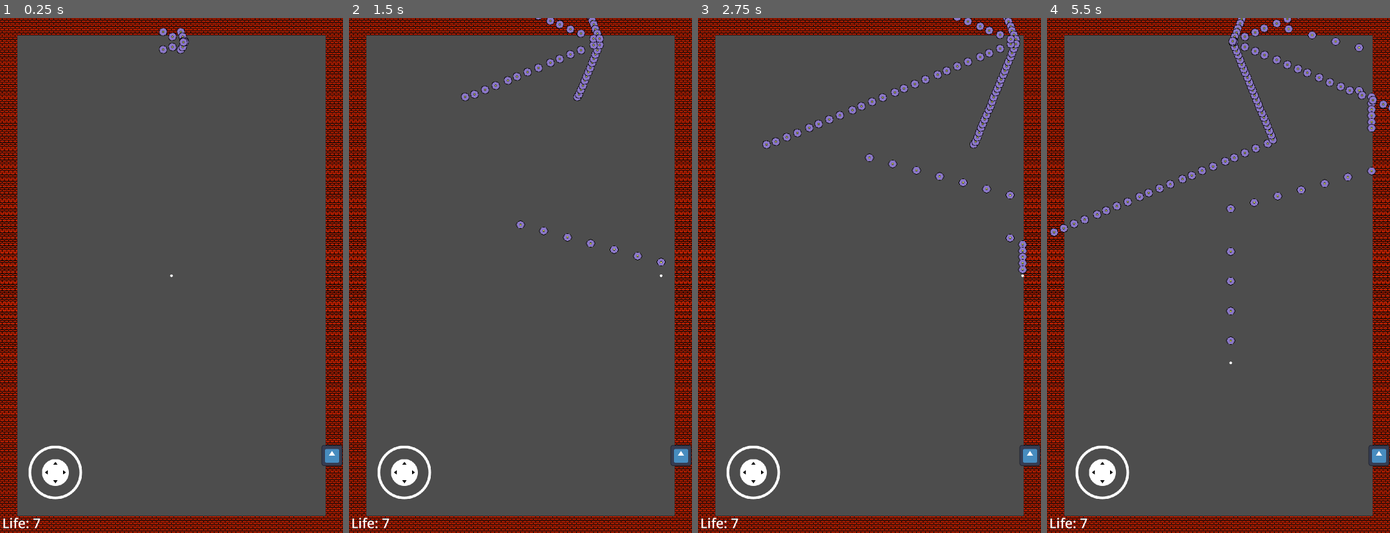
Above: before the commit, frames 1-4 (left to right).
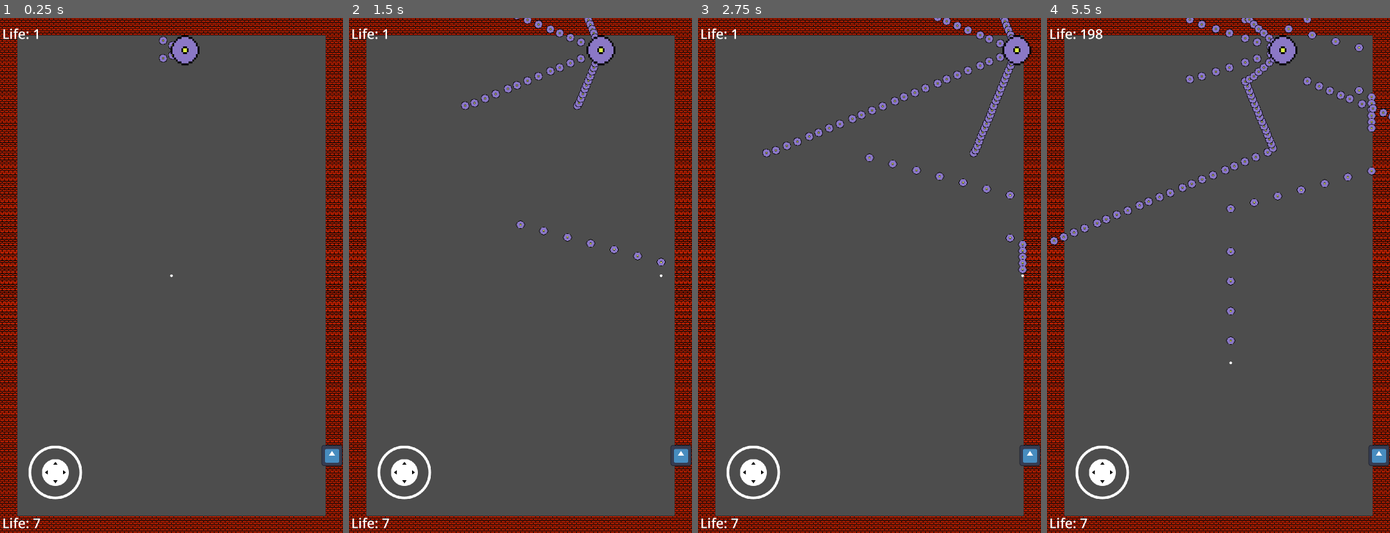
Above: after the commit, the same moments.

Repository: SalixeGames/ClassicalBulletHell
Game: Godot game, scene res://level_test.tscn
Same seed, same stepped clock (60 frames per second), same inputs: the game is played once before the commit and once after it. The engine's default icon, where the game draws it, is replaced by a stand-in: a white triangle on a blue panel in a dark square.
Inputs (mouse positions are in pixels of both pictures, inside the frame that each line leads up to):
- Up to frame 1 (0.25 s): no input
- Up to frame 2 (1.5 s): move the mouse to (595, 249) at 0.52 s; hold D (move_right) 0.53-1.25 s; hold Space (shoot) 0.53-1.25 s; click (595, 249) at 0.67 s; drag from (451, 301) to (568, 84) at 1.27 s
- Up to frame 3 (2.75 s): move the mouse to (903, 162) at 2.02 s; hold D (move_right) from 2.03 s (still down); hold Space (shoot) from 2.03 s (still down)
- Up to frame 4 (5.5 s): release D (move_right) at 2.75 s; release Space (shoot) at 2.75 s; drag from (1201, 378) to (1115, 146) at 2.77 s; move the mouse to (1321, 352) at 3.52 s; hold A (move_left) 3.53-4.25 s; hold Space (shoot) 3.53-4.25 s; drag from (1115, 198) to (1383, 193) at 4.27 s; move the mouse to (1235, 275) at 5.02 s; hold S (move_down) from 5.03 s (still down); hold Space (shoot) from 5.03 s (still down); click (1235, 275) at 5.17 s

The runs differ from the first frame. In frame 1, 0.6% of the frame differs, in the area x 0-59%, y 1-10%; in frame 2, 1.8%; in frame 3, 2.8%; in frame 4, 3.8%, in the area x 0-100%, y 0-45%.

Commit message:
* first full game loop

Diff:
--- a/Ressources/Bosses/beethoven.tscn
+++ b/Ressources/Bosses/beethoven.tscn
@@ -58,13 +58,12 @@
 script = ExtResource("2_d3vi2")
 path_follow = NodePath("..")
 top_node = NodePath("../../..")
-life = 4
+life = 200
 pattern_idle_1 = SubResource("Resource_i4bdl")
 pattern_idle_2 = SubResource("Resource_j8pfv")
 pattern_aggro_1 = SubResource("Resource_csxrt")
 pattern_aggro_2 = SubResource("Resource_5xfg5")
 paths = Array[PackedScene]([ExtResource("7_e26ok"), ExtResource("3_0v4ld"), ExtResource("1_5iovq"), ExtResource("3_0v4ld")])
-speed = 200.0
 
 [node name="Sprite2D" type="Sprite2D" parent="CirclePath/PathFollow2D/CharacterBody2D"]
 scale = Vector2(6.76, 7)
@@ -85,7 +84,6 @@
 offset_bottom = -27.0
 enemy = NodePath("../CirclePath/PathFollow2D/CharacterBody2D")
 
-[connection signal="on_hit" from="CirclePath/PathFollow2D/CharacterBody2D" to="EnemyLife" method="_on_enemy_hit"]
 [connection signal="on_hit" from="CirclePath/PathFollow2D/CharacterBody2D" to="CirclePath/PathFollow2D/CharacterBody2D" method="got_hit"]
 
 [editable path="CirclePath"]
--- a/Ressources/Bosses/enemy.tscn
+++ /dev/null
@@ -1,73 +0,0 @@
-[gd_scene load_steps=13 format=3 uid="uid://ccrw7507jt47p"]
-
-[ext_resource type="Script" path="res://enemy.gd" id="1_m26pj"]
-[ext_resource type="PackedScene" uid="uid://bcqj4vrh8n4hx" path="res://projectile.tscn" id="2_ebonk"]
-[ext_resource type="Script" path="res://bullet_pattern.gd" id="3_437i3"]
-[ext_resource type="PackedScene" uid="uid://k4icvwdyc5tf" path="res://Ressources/Paths/circle_path.tscn" id="3_o8qq2"]
-[ext_resource type="Texture2D" uid="uid://douxk8ths4u6s" path="res://Assets/Sprites/ball.png" id="4_ftgf5"]
-[ext_resource type="PackedScene" uid="uid://bdwra6ojejoo5" path="res://Ressources/Paths/line_path.tscn" id="5_eqwum"]
-
-[sub_resource type="Curve2D" id="Curve2D_75afb"]
-
-[sub_resource type="Resource" id="Resource_74yr7"]
-script = ExtResource("3_437i3")
-init_angle = 0.0
-n_angles = 0
-latency = 0.0
-n_simult = 0
-projectile = ExtResource("2_ebonk")
-
-[sub_resource type="Resource" id="Resource_rve2u"]
-script = ExtResource("3_437i3")
-init_angle = 0.0
-n_angles = 0
-latency = 0.0
-n_simult = 0
-
-[sub_resource type="Resource" id="Resource_scps6"]
-script = ExtResource("3_437i3")
-init_angle = 0.0
-n_angles = 0
-latency = 0.0
-n_simult = 0
-
-[sub_resource type="Resource" id="Resource_5tlif"]
-script = ExtResource("3_437i3")
-init_angle = 0.0
-n_angles = 0
-latency = 0.0
-n_simult = 0
-
-[sub_resource type="CircleShape2D" id="CircleShape2D_3gvjj"]
-radius = 60.0
-
-[node name="Enemy" type="Node2D"]
-
-[node name="Path2D" type="Path2D" parent="."]
-curve = SubResource("Curve2D_75afb")
-
-[node name="PathFollow2D" type="PathFollow2D" parent="Path2D"]
-position = Vector2(-1, -4)
-rotation = -0.0116274
-
-[node name="CharacterBody2D" type="CharacterBody2D" parent="Path2D/PathFollow2D" node_paths=PackedStringArray("path_follow", "top_node")]
-collision_layer = 2
-script = ExtResource("1_m26pj")
-path_follow = NodePath("..")
-top_node = NodePath("../../..")
-pattern_idle_1 = SubResource("Resource_74yr7")
-pattern_idle_2 = SubResource("Resource_rve2u")
-pattern_aggro_1 = SubResource("Resource_scps6")
-pattern_aggro_2 = SubResource("Resource_5tlif")
-paths = Array[PackedScene]([ExtResource("5_eqwum"), ExtResource("3_o8qq2")])
-
-[node name="Sprite2D" type="Sprite2D" parent="Path2D/PathFollow2D/CharacterBody2D"]
-scale = Vector2(6.76, 7)
-texture = ExtResource("4_ftgf5")
-
-[node name="CollisionShape2D" type="CollisionShape2D" parent="Path2D/PathFollow2D/CharacterBody2D"]
-shape = SubResource("CircleShape2D_3gvjj")
-
-[node name="AudioStreamPlayer" type="AudioStreamPlayer" parent="Path2D/PathFollow2D/CharacterBody2D"]
-
-[connection signal="on_hit" from="Path2D/PathFollow2D/CharacterBody2D" to="Path2D/PathFollow2D/CharacterBody2D" method="got_hit"]
--- /dev/null
+++ b/Ressources/Bosses/vivaldi.tscn
@@ -0,0 +1,89 @@
+[gd_scene load_steps=14 format=3 uid="uid://s8t6lhkycuoe"]
+
+[ext_resource type="PackedScene" uid="uid://k4icvwdyc5tf" path="res://Ressources/Paths/circle_path.tscn" id="1_h3k0n"]
+[ext_resource type="Script" path="res://enemy.gd" id="2_2sm68"]
+[ext_resource type="PackedScene" uid="uid://bcqj4vrh8n4hx" path="res://projectile.tscn" id="3_kya54"]
+[ext_resource type="Script" path="res://bullet_pattern.gd" id="4_d6wlr"]
+[ext_resource type="PackedScene" uid="uid://bdwra6ojejoo5" path="res://Ressources/Paths/line_path.tscn" id="5_8cl3x"]
+[ext_resource type="AudioStream" uid="uid://dexxbbotyhgal" path="res://Assets/Sound/Vivaldi.ogg" id="7_bpkij"]
+[ext_resource type="Texture2D" uid="uid://douxk8ths4u6s" path="res://Assets/Sprites/ball.png" id="7_xkho0"]
+[ext_resource type="PackedScene" uid="uid://c3gcutpkv0kuu" path="res://life_label.tscn" id="9_rnr70"]
+
+[sub_resource type="Resource" id="Resource_i4bdl"]
+script = ExtResource("4_d6wlr")
+init_angle = 0.785
+n_angles = 4
+latency = 0.1
+n_simult = 4
+projectile = ExtResource("3_kya54")
+
+[sub_resource type="Resource" id="Resource_j8pfv"]
+script = ExtResource("4_d6wlr")
+init_angle = 1.0
+n_angles = 1
+latency = 1.0
+n_simult = 1
+projectile = ExtResource("3_kya54")
+
+[sub_resource type="Resource" id="Resource_csxrt"]
+script = ExtResource("4_d6wlr")
+init_angle = 1.0
+n_angles = 4
+latency = 0.01
+n_simult = 3
+projectile = ExtResource("3_kya54")
+
+[sub_resource type="Resource" id="Resource_5xfg5"]
+script = ExtResource("4_d6wlr")
+init_angle = 2.0
+n_angles = 2
+latency = 2.0
+n_simult = 2
+projectile = ExtResource("3_kya54")
+
+[sub_resource type="CircleShape2D" id="CircleShape2D_3gvjj"]
+radius = 60.0
+
+[node name="Vivaldi" type="Node2D"]
+
+[node name="CirclePath" parent="." instance=ExtResource("1_h3k0n")]
+
+[node name="PathFollow2D" type="PathFollow2D" parent="CirclePath"]
+rotation = -0.0116274
+
+[node name="CharacterBody2D" type="CharacterBody2D" parent="CirclePath/PathFollow2D" node_paths=PackedStringArray("path_follow", "top_node")]
+z_index = 1
+collision_layer = 2
+script = ExtResource("2_2sm68")
+path_follow = NodePath("..")
+top_node = NodePath("../../..")
+life = 1
+pattern_idle_1 = SubResource("Resource_i4bdl")
+pattern_idle_2 = SubResource("Resource_j8pfv")
+pattern_aggro_1 = SubResource("Resource_csxrt")
+pattern_aggro_2 = SubResource("Resource_5xfg5")
+paths = Array[PackedScene]([ExtResource("5_8cl3x"), ExtResource("1_h3k0n"), ExtResource("5_8cl3x"), ExtResource("1_h3k0n")])
+speed = 200.0
+
+[node name="Sprite2D" type="Sprite2D" parent="CirclePath/PathFollow2D/CharacterBody2D"]
+scale = Vector2(6.76, 7)
+texture = ExtResource("7_xkho0")
+
+[node name="CollisionShape2D" type="CollisionShape2D" parent="CirclePath/PathFollow2D/CharacterBody2D"]
+shape = SubResource("CircleShape2D_3gvjj")
+
+[node name="AudioStreamPlayer" type="AudioStreamPlayer" parent="."]
+stream = ExtResource("7_bpkij")
+pitch_scale = 1.24
+autoplay = true
+
+[node name="EnemyLife" parent="." node_paths=PackedStringArray("enemy") instance=ExtResource("9_rnr70")]
+offset_left = -632.0
+offset_top = -96.0
+offset_right = -351.0
+offset_bottom = -27.0
+enemy = NodePath("../CirclePath/PathFollow2D/CharacterBody2D")
+
+[connection signal="on_hit" from="CirclePath/PathFollow2D/CharacterBody2D" to="CirclePath/PathFollow2D/CharacterBody2D" method="got_hit"]
+
+[editable path="CirclePath"]
--- a/enemy.gd
+++ b/enemy.gd
@@ -75,6 +75,7 @@
 		die()
 
 func die():
+	emit_signal("on_death")
 	top_node.queue_free()
 
 func next_path():
@@ -97,3 +98,4 @@
 		current_state = States.AggroSick
 
 signal on_hit(life : int)
+signal on_death()
--- a/label.gd
+++ b/label.gd
@@ -7,10 +7,9 @@
 func _ready() -> void:
 	set_text("Life: %s" % enemy.life) # Replace with function body.
 
-
 # Called every frame. 'delta' is the elapsed time since the previous frame.
 func _process(delta: float) -> void:
-	set_text("Life: %s" % enemy.life)
-
-func _on_enemy_hit(life : int):
-	set_text("Life: %s" % enemy.life)
+	if is_instance_valid(enemy):
+		set_text("Life: %s" % enemy.life)
+	else:
+		set_text("Dead")
--- /dev/null
+++ b/level_manager.gd
@@ -0,0 +1,28 @@
+extends Node2D
+
+@export var bosses : Array[PackedScene]
+var current_boss
+var current_id := 0
+
+
+# Called when the node enters the scene tree for the first time.
+func _ready() -> void:
+	instantiate_boss()
+
+# Called every frame. 'delta' is the elapsed time since the previous frame.
+func _process(delta: float) -> void:
+	pass
+
+func on_boss_death():
+	current_boss.queue_free()
+	current_id += 1
+	if current_id < len(bosses):
+		instantiate_boss()
+	else:
+		get_tree().quit()
+
+func instantiate_boss():
+	current_boss = bosses[current_id].instantiate()
+	current_boss.global_transform = Transform2D(0, Vector2(0, -840))
+	add_child(current_boss)
+	current_boss.get_child(0).get_child(0).get_child(0).connect("on_death", on_boss_death)  # Cringe (:
--- a/level_test.tscn
+++ b/level_test.tscn
@@ -1,13 +1,17 @@
-[gd_scene load_steps=7 format=4 uid="uid://bqls5kyua67j2"]
+[gd_scene load_steps=9 format=4 uid="uid://bqls5kyua67j2"]
 
 [ext_resource type="PackedScene" uid="uid://qogfpjj1cloh" path="res://hero.tscn" id="1_38w8d"]
+[ext_resource type="Script" path="res://level_manager.gd" id="1_vskd1"]
 [ext_resource type="TileSet" uid="uid://qfdu3av6mnpi" path="res://wall_tiles.tres" id="2_g7frc"]
 [ext_resource type="PackedScene" uid="uid://dv7xq22ajkml6" path="res://Ressources/Bosses/beethoven.tscn" id="3_mppk6"]
 [ext_resource type="PackedScene" uid="uid://c3gcutpkv0kuu" path="res://life_label.tscn" id="4_ddjbk"]
 [ext_resource type="Texture2D" uid="uid://b4q7wdj61msot" path="res://icon.svg" id="5_eqh13"]
 [ext_resource type="PackedScene" uid="uid://dmr0fcamx7t56" path="res://addons/virtual_joystick/virtual_joystick_scene.tscn" id="5_lsorj"]
+[ext_resource type="PackedScene" uid="uid://s8t6lhkycuoe" path="res://Ressources/Bosses/vivaldi.tscn" id="7_objgv"]
 
 [node name="LevelTest" type="Node2D"]
+script = ExtResource("1_vskd1")
+bosses = Array[PackedScene]([ExtResource("7_objgv"), ExtResource("3_mppk6")])
 metadata/_edit_horizontal_guides_ = [-419.0, 246.0]
 
 [node name="Hero" parent="." instance=ExtResource("1_38w8d")]
@@ -20,10 +24,6 @@
 
 [node name="DirectionalLight2D" type="DirectionalLight2D" parent="."]
 visible = false
-
-[node name="Beethoven" parent="." instance=ExtResource("3_mppk6")]
-visible = false
-position = Vector2(0, -872)
 
 [node name="UI" type="CanvasLayer" parent="."]
 
Not shown, added: Assets/Sound/Vivaldi.ogg.import
Not shown, added: Assets/Sound/Vivaldi.ogg
